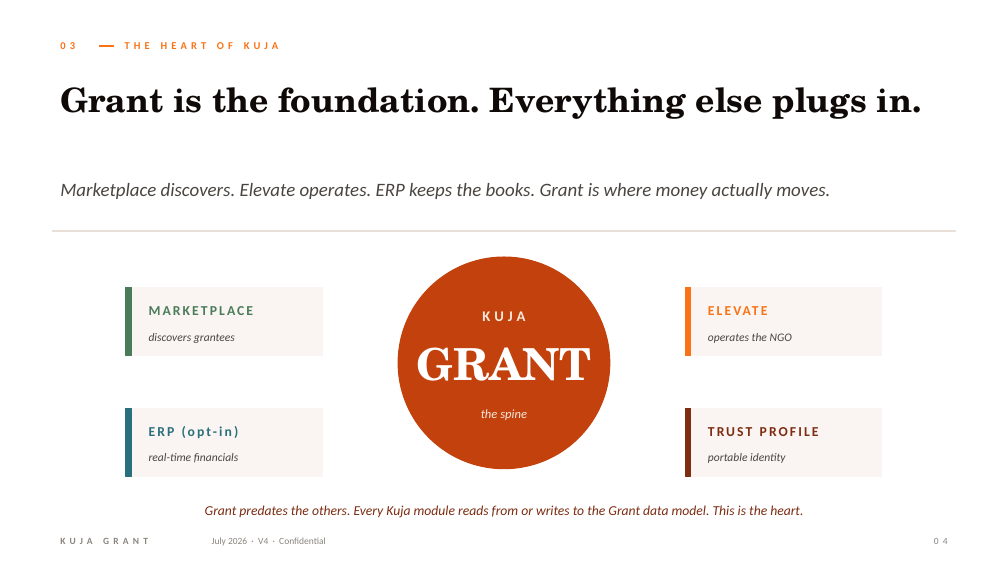
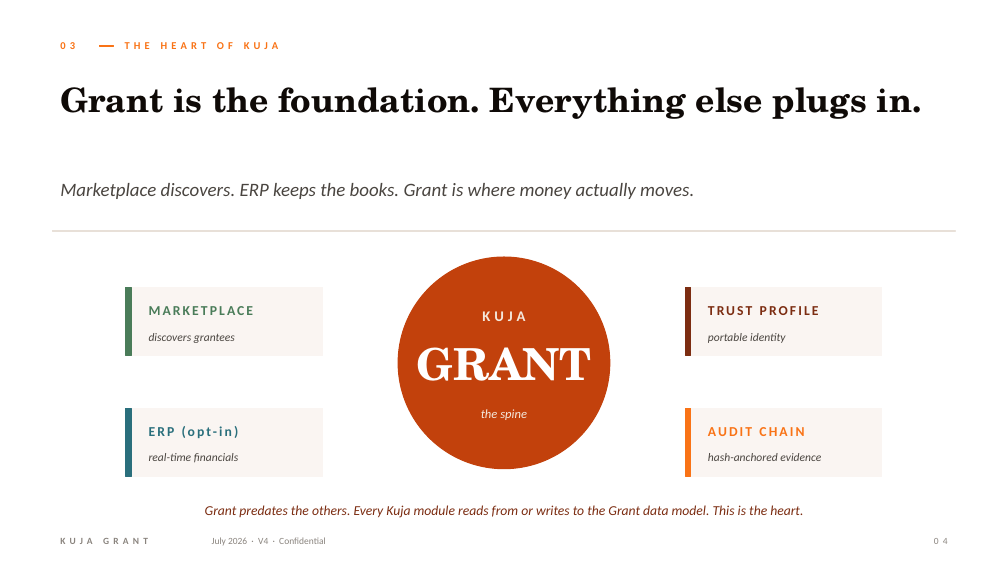
Before and after one commit to idirisloyan/kuja-grant, a slide deck: slide 4 of docs/Kuja_Grant_Pitch_Deck_V4_July2026.pptx. Drawn at 1008x567 pixels with LibreOffice and Linux fonts; fonts in the diff are those of the drawing. Boxes give left, top, right and bottom in pixels: in the first picture for what was removed or moved away, otherwise in the second. Text is boxed around its words. In the diff, an @@ line names an element or a change of style, - is before the commit and + after.

```diff
--- a/docs/Kuja_Grant_Pitch_Deck_V4_July2026.pptx
+++ b/docs/Kuja_Grant_Pitch_Deck_V4_July2026.pptx
@@ text at [60,183,694,199]: text changed @@
-Marketplace discovers. Elevate operates. ERP keeps the books. Grant is where money actually moves.
+Marketplace discovers. ERP keeps the books. Grant is where money actually moves.
@@ rectangle at [686,287,691,355]: fill #F97316 to #7C2D12; outline #F97316 1 pt to #7C2D12 1 pt @@
@@ text at [708,306,819,315]: text changed; text colour #F97316 to #7C2D12 @@
-ELEVATE
+TRUST PROFILE
@@ text at [708,333,785,343]: text changed @@
-operates the NGO
+portable identity
@@ rectangle at [686,408,691,476]: fill #7C2D12 to #F97316; outline #7C2D12 1 pt to #F97316 1 pt @@
@@ text at [708,427,804,436]: text changed; text colour #7C2D12 to #F97316 @@
-TRUST PROFILE
+AUDIT CHAIN
@@ text at [708,453,821,461]: text changed @@
-portable identity
+hash-anchored evidence
```
Also in this commit, not shown: 11 other files.
